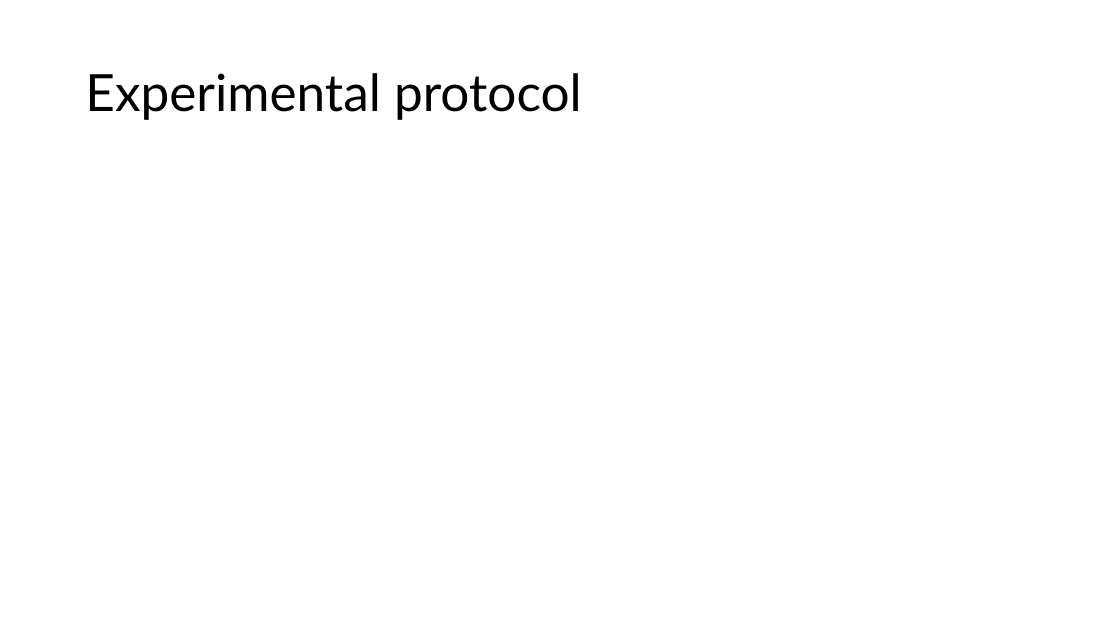
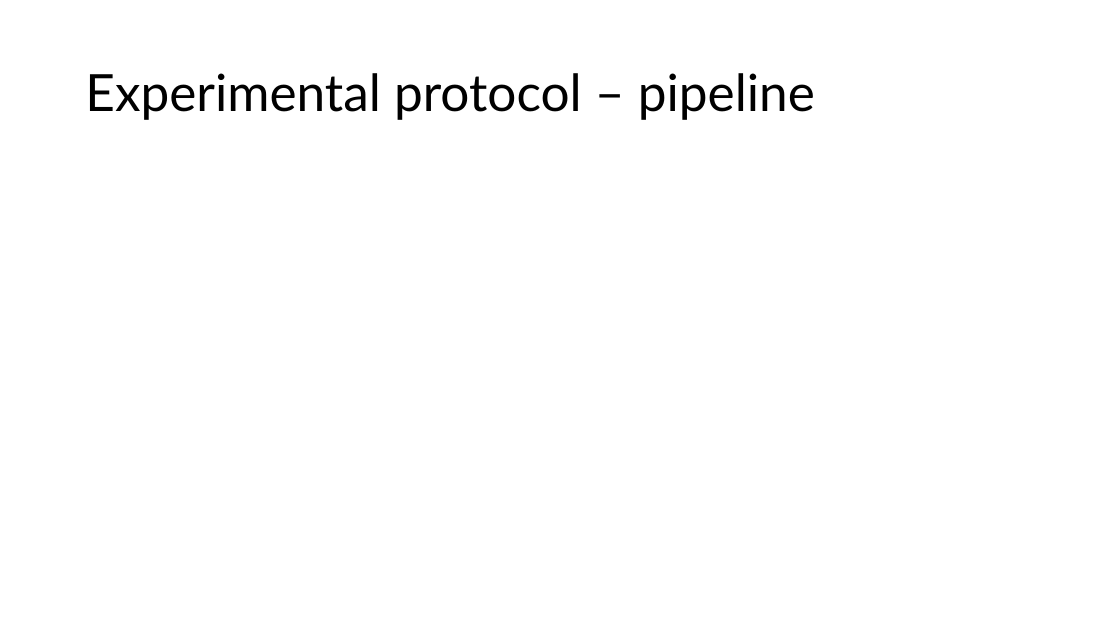
Before and after one commit to FVardi/PhD-Courses, a slide deck: slide 6 of Deep learning for time-series/Assignment 4/Presentation.pptx. Drawn at 1120x630 pixels with LibreOffice and Linux fonts; fonts in the diff are those of the drawing. Boxes give left, top, right and bottom in pixels: in the first picture for what was removed or moved away, otherwise in the second. Text is boxed around its words. In the diff, an @@ line names an element or a change of style, - is before the commit and + after.

Commit message:
Changes to the presentation

```diff
--- a/Deep learning for time-series/Assignment 4/Presentation.pptx
+++ b/Deep learning for time-series/Assignment 4/Presentation.pptx
@@ title at [85,73,815,120]: text changed @@
-Experimental protocol
+Experimental protocol – pipeline
```
